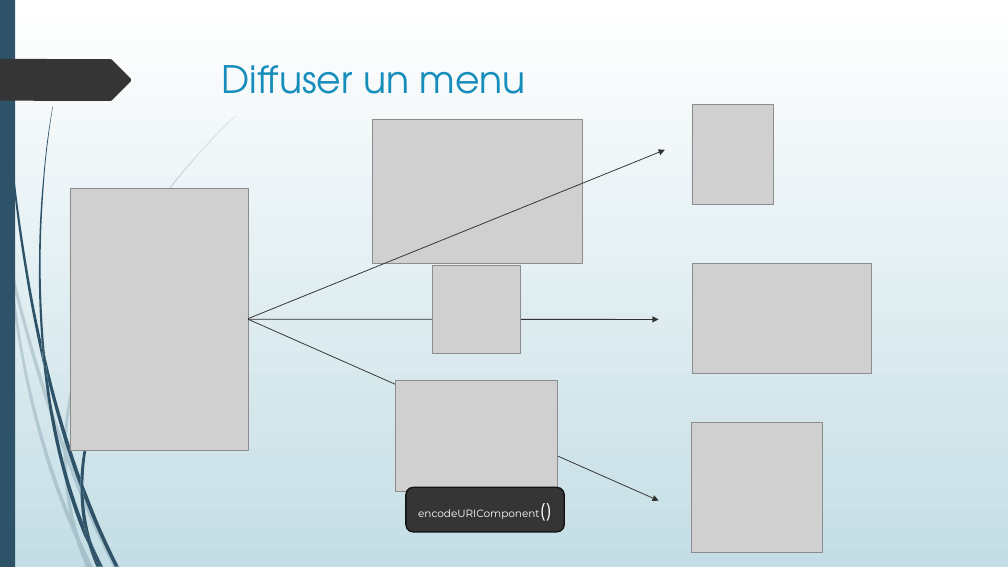
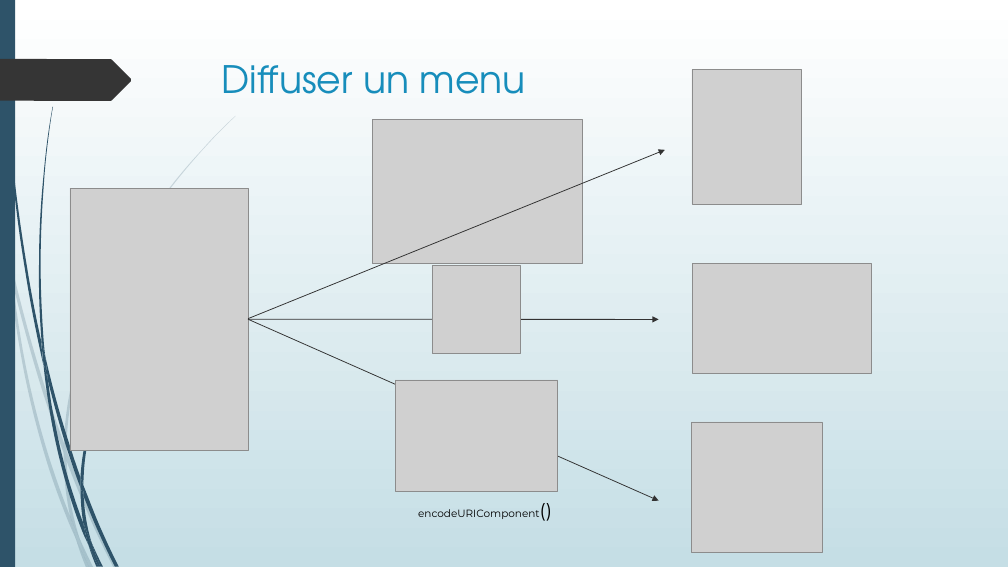
Before and after one commit to Oleome/projet_4, a slide deck: slide 5 of Solution technique.ppt. Drawn at 1008x567 pixels with LibreOffice and Linux fonts; fonts in the diff are those of the drawing; grey boxes stand for pictures. Boxes give left, top, right and bottom in pixels: in the first picture for what was removed or moved away, otherwise in the second. Text is boxed around its words. In the diff, an @@ line names an element or a change of style, - is before the commit and + after.

```diff
--- a/Solution technique.ppt
+++ b/Solution technique.ppt
@@ picture: place and size @@
-picture at bbox=[691, 104, 772, 203]
+picture at bbox=[691, 70, 801, 204]
@@ rounded rectangle "encodeURIComponent()" at bbox=[406, 487, 564, 532]: text colour #FFFFFF to #000000; fill #353535 to none; outline #101010 1.25 pt to none @@
```
Also in this commit, not shown: 2 slides added, 1 slide removed, 2 other files.
